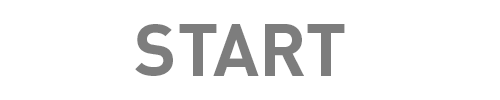
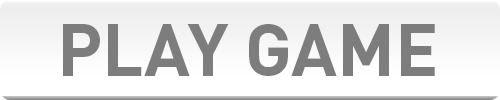
Layers edited between the first and the second 500 x 100 image:
renamed "START" to "PLAY GAME", painted on it over (x1=63, y1=24, x2=435, y2=76)
removed layer "Layer 0" over (x1=6, y1=1, x2=487, y2=100)
added layer "Rounded Rectangle 1" over (x1=0, y1=1, x2=500, y2=100)
